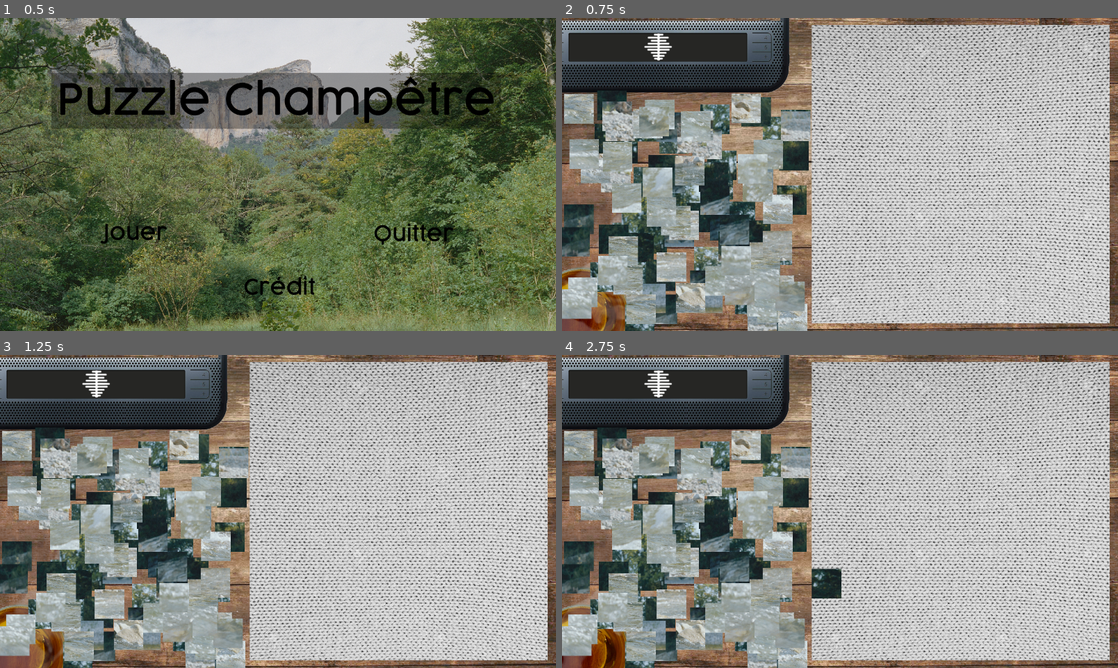
Above: before the commit, frames 1-4 (two rows, left to right).
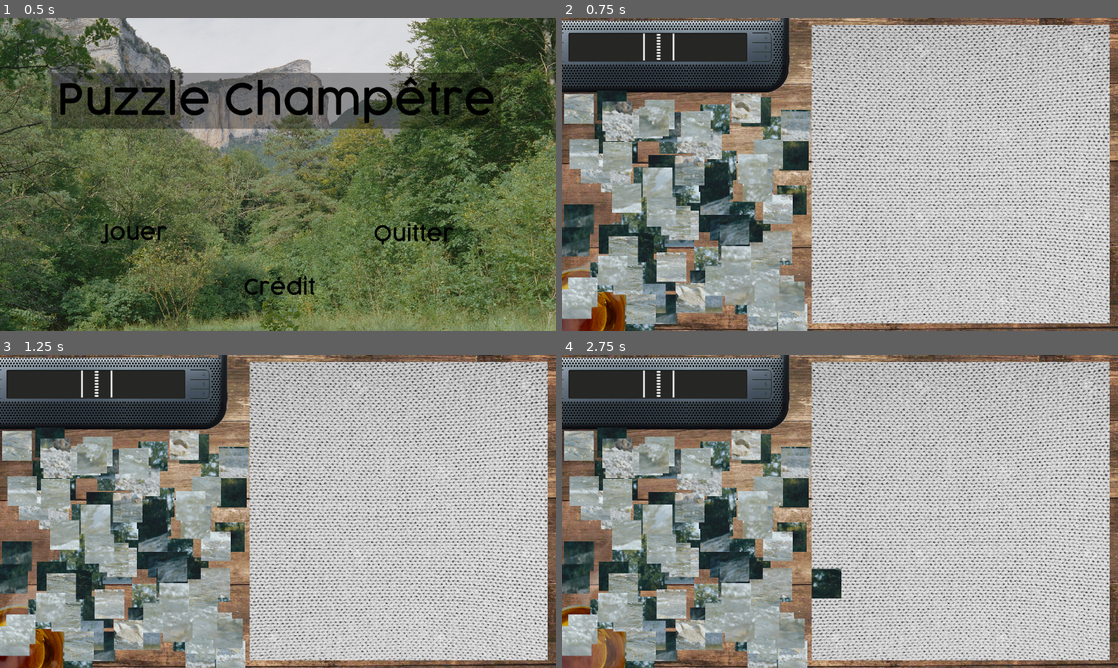
Above: after the commit, the same moments.

Repository: Ant0yne/rythmeNatureSatisfaction
Game: Godot game, scene res://Scenes/Menu.tscn
Two runs of this game, one before a commit and one after it. Both use one fixed random seed, a clock stepped at 60 frames per second and the inputs below. The engine's default icon, where the game draws it, is replaced by a stand-in: a white triangle on a blue panel in a dark square. Sound files missing from this copy of the repository are replaced by a short silence.
Inputs (mouse positions are in pixels of both pictures, inside the frame that each line leads up to):
- Up to frame 1 (0.5 s): no input
- Up to frame 2 (0.75 s): click (695, 233) at 0.5 s
- Up to frame 3 (1.25 s): no input
- Up to frame 4 (2.75 s): drag from (673, 477) to (628, 558) at 1.27 s; drag from (628, 574) to (812, 574) at 2.02 s

Frame 1 is identical in both runs. In frame 2, 1.0% of the frame differs, in the area x 0-21%, y 4-100%; in frame 3, 1.0%; in frame 4, 1.3%.

Commit message:
feedback + boucles

Diff:
--- a/Scenes/PieceEffetBonnePos.tscn
+++ b/Scenes/PieceEffetBonnePos.tscn
@@ -1,6 +1,6 @@
 [gd_scene load_steps=59 format=2]
 
-[ext_resource path="res://PieceEffetBonnePos.gd" type="Script" id=1]
+[ext_resource path="res://Scrips/PieceEffetBonnePos.gd" type="Script" id=1]
 [ext_resource path="res://Assets Graphiques/Effet Bonne Position/Explosion feuille55.png" type="Texture" id=2]
 [ext_resource path="res://Assets Graphiques/Effet Bonne Position/Explosion feuille34.png" type="Texture" id=3]
 [ext_resource path="res://Assets Graphiques/Effet Bonne Position/Explosion feuille37.png" type="Texture" id=4]
@@ -67,6 +67,6 @@
 } ]
 
 [node name="PieceEffetBonnePos" type="AnimatedSprite"]
-scale = Vector2( 0.5, 0.5 )
+scale = Vector2( 0.2, 0.2 )
 frames = SubResource( 1 )
 script = ExtResource( 1 )
--- a/Scenes/Puzzle.tscn
+++ b/Scenes/Puzzle.tscn
@@ -101,6 +101,17 @@
 [ext_resource path="res://Assets Sonore/SD/Feedback Piece Pose/Puzzle - Guitare - feedback - 2.wav" type="AudioStream" id=99]
 [ext_resource path="res://Assets Sonore/SD/Feedback Piece Pose/Puzzle - Mélodie - feedback - 1.wav" type="AudioStream" id=100]
 [ext_resource path="res://Assets Sonore/SD/Feedback Piece Pose/Puzzle - Mélodie - feedback - 2.wav" type="AudioStream" id=101]
+[ext_resource path="res://addons/mixing-desk/music/mixing_desk_music.gd" type="Script" id=102]
+[ext_resource path="res://addons/mixing-desk/music/song.gd" type="Script" id=103]
+[ext_resource path="res://Assets Sonore/SD/Boucle Piece Pose/Puzzle - Accord - boucle.wav" type="AudioStream" id=105]
+[ext_resource path="res://Assets Sonore/SD/Boucle Piece Pose/Puzzle - Basse - boucle.wav" type="AudioStream" id=106]
+[ext_resource path="res://Assets Sonore/SD/Boucle Piece Pose/Puzzle - Guitare - boucle intro.wav" type="AudioStream" id=107]
+[ext_resource path="res://Assets Sonore/SD/Boucle Piece Pose/Puzzle - Guitare - boucle.wav" type="AudioStream" id=108]
+[ext_resource path="res://Assets Sonore/SD/Boucle Piece Pose/Puzzle - Hihat - boucle.wav" type="AudioStream" id=109]
+[ext_resource path="res://Assets Sonore/SD/Boucle Piece Pose/Puzzle - Mélodie - boucle.wav" type="AudioStream" id=110]
+[ext_resource path="res://Assets Sonore/SD/Boucle Piece Pose/Puzzle - Rimshot - boucle.wav" type="AudioStream" id=111]
+[ext_resource path="res://Assets Sonore/SD/Boucle Piece Pose/Puzzle - Kick - boucle.wav" type="AudioStream" id=112]
+[ext_resource path="res://addons/mixing-desk/music/containers/core_cont.gd" type="Script" id=113]
 
 [sub_resource type="SpriteFrames" id=1]
 animations = [ {
@@ -138,7 +149,7 @@
 position = Vector2( 143.732, 627.116 )
 scale = Vector2( 0.714216, 0.714216 )
 frames = SubResource( 2 )
-frame = 43
+frame = 6
 playing = true
 flip_h = true
 script = ExtResource( 78 )
@@ -156,7 +167,7 @@
 position = Vector2( 222.2, 66.7968 )
 scale = Vector2( 1, 0.989417 )
 frames = SubResource( 3 )
-frame = 4
+frame = 3
 playing = true
 
 [node name="Pieces" type="Node2D" parent="."]
@@ -174,6 +185,7 @@
 
 [node name="Test" type="AudioStreamPlayer" parent="."]
 stream = ExtResource( 79 )
+volume_db = -22.214
 
 [node name="SonsLigne" type="Node2D" parent="."]
 
@@ -281,3 +293,40 @@
 
 [node name="BruitPiece4" type="AudioStreamPlayer" parent="BruitPiece"]
 stream = ExtResource( 7 )
+
+[node name="MixingDeskMusic" type="Node" parent="."]
+script = ExtResource( 102 )
+play_mode = 1
+
+[node name="Boucles" type="Node" parent="MixingDeskMusic"]
+script = ExtResource( 103 )
+tempo = 120
+bars = 4
+beats_in_bar = 4
+
+[node name="CoreContainer" type="Node" parent="MixingDeskMusic/Boucles"]
+script = ExtResource( 113 )
+
+[node name="Boucles Guitare Intro" type="AudioStreamPlayer" parent="MixingDeskMusic/Boucles/CoreContainer"]
+stream = ExtResource( 107 )
+
+[node name="Boucles Guitare" type="AudioStreamPlayer" parent="MixingDeskMusic/Boucles/CoreContainer"]
+stream = ExtResource( 108 )
+
+[node name="Boucles Melodie" type="AudioStreamPlayer" parent="MixingDeskMusic/Boucles/CoreContainer"]
+stream = ExtResource( 110 )
+
+[node name="Boucles Accord" type="AudioStreamPlayer" parent="MixingDeskMusic/Boucles/CoreContainer"]
+stream = ExtResource( 105 )
+
+[node name="Boucles Basse" type="AudioStreamPlayer" parent="MixingDeskMusic/Boucles/CoreContainer"]
+stream = ExtResource( 106 )
+
+[node name="Boucles Hihat" type="AudioStreamPlayer" parent="MixingDeskMusic/Boucles/CoreContainer"]
+stream = ExtResource( 109 )
+
+[node name="Boucles Rimshot" type="AudioStreamPlayer" parent="MixingDeskMusic/Boucles/CoreContainer"]
+stream = ExtResource( 111 )
+
+[node name="Boucles Kick" type="AudioStreamPlayer" parent="MixingDeskMusic/Boucles/CoreContainer"]
+stream = ExtResource( 112 )
--- a/Scrips/FrameCompteur.gd
+++ b/Scrips/FrameCompteur.gd
@@ -3,3 +3,19 @@
 var frame_compteur = int(0)
 var son_piece_pose = bool(false)
 var ligne_son = int(0)
+
+var boucle_accord = int(0)
+var boucle_basse = int(0)
+var boucle_guitare = int(0)
+var boucle_hihat = int(0)
+var boucle_kick = int(0)
+var boucle_melodie = int(0)
+var boucle_rimshot = int(0)
+
+var boucle_accord_joue = bool(false)
+var boucle_basse_joue = bool(false)
+var boucle_guitare_joue = bool(false)
+var boucle_hihat_joue = bool(false)
+var boucle_kick_joue = bool(false)
+var boucle_melodie_joue = bool(false)
+var boucle_rimshot_joue = bool(false)
--- a/Scrips/Pieces.gd
+++ b/Scrips/Pieces.gd
@@ -130,29 +130,69 @@
 		listes.nbre_bonne_position +=1
 		en_bonne_position = true
 		_creation_effet_bonne_pos()
-#		print("nombre piece bien place :", listes.nbre_bonne_position)
-#		print(en_bonne_position)
+		print("nombre piece bien place :", listes.nbre_bonne_position)
+		print(en_bonne_position)
 		if self_index_position >= 0 and self_index_position <= 19:
 			frame_compteur.ligne_son = 10
+			if frame_compteur.boucle_guitare_joue == false :
+				frame_compteur.boucle_guitare += 1
 		elif self_index_position >= 20 and self_index_position <= 39:
 			frame_compteur.ligne_son = 20
+			if frame_compteur.boucle_melodie_joue == false :
+				frame_compteur.boucle_melodie += 1
 		elif self_index_position >= 40 and self_index_position <= 49:
 			frame_compteur.ligne_son = 30
+			if frame_compteur.boucle_accord_joue == false :
+				frame_compteur.boucle_accord += 1
 		elif self_index_position >= 50 and self_index_position <= 59:
 			frame_compteur.ligne_son = 40
+			if frame_compteur.boucle_basse_joue == false :
+				frame_compteur.boucle_basse += 1
 		elif self_index_position >= 60 and self_index_position <= 69:
 			frame_compteur.ligne_son = 50
+			if frame_compteur.boucle_hihat_joue == false :
+				frame_compteur.boucle_hihat += 1
 		elif self_index_position >= 70 and self_index_position <= 79:
 			frame_compteur.ligne_son = 60
-		elif self_index_position >= 80 and self_index_position <= 89:
+			if frame_compteur.boucle_rimshot_joue == false :
+				frame_compteur.boucle_rimshot += 1
+		elif self_index_position >= 80 and self_index_position <= 99:
 			frame_compteur.ligne_son = 70
-		elif self_index_position >= 90 and self_index_position <= 99:
-			frame_compteur.ligne_son = 80
+			if frame_compteur.boucle_kick_joue == false :
+				frame_compteur.boucle_kick += 1
+		print(frame_compteur.boucle_guitare)
+		print(frame_compteur.boucle_melodie)
+		print(frame_compteur.boucle_accord)
+		print(frame_compteur.boucle_basse)
+		print(frame_compteur.boucle_hihat)
+		print(frame_compteur.boucle_rimshot)
+		print(frame_compteur.boucle_kick)
 	if self_index_liste != self_index_position and en_bonne_position == true :
 		listes.nbre_bonne_position -=1
 		en_bonne_position = false
 		print("nombre piece bien place :", listes.nbre_bonne_position)
 		print(en_bonne_position)
+#		if self_index_position >= 0 and self_index_position <= 19:
+#			frame_compteur.boucle_guitare -= 1
+#		elif self_index_position >= 20 and self_index_position <= 39:
+#			frame_compteur.boucle_melodie -= 1
+#		elif self_index_position >= 40 and self_index_position <= 49:
+#			frame_compteur.boucle_accord -= 1
+#		elif self_index_position >= 50 and self_index_position <= 59:
+#			frame_compteur.boucle_basse -= 1
+#		elif self_index_position >= 60 and self_index_position <= 69:
+#			frame_compteur.boucle_hihat -= 1
+#		elif self_index_position >= 70 and self_index_position <= 79:
+#			frame_compteur.boucle_rimshot -= 1
+#		elif self_index_position >= 80 and self_index_position <= 99:
+#			frame_compteur.boucle_kick -= 1
+#		print(frame_compteur.boucle_guitare)
+#		print(frame_compteur.boucle_melodie)
+#		print(frame_compteur.boucle_accord)
+#		print(frame_compteur.boucle_basse)
+#		print(frame_compteur.boucle_hihat)
+#		print(frame_compteur.boucle_rimshot)
+#		print(frame_compteur.boucle_kick)
 
 	if self_index_liste != self_index_position and en_bonne_position == false :
 		if self_index_position >= 0 and self_index_position <= 19:
--- a/Scrips/Puzzle.gd
+++ b/Scrips/Puzzle.gd
@@ -7,15 +7,46 @@
 onready var sonsLigne7 = $SonsLigne/SonsLigne7
 onready var sonsLigne8 = $SonsLigne/SonsLigne8
 onready var sonsLigne9Et10 = $SonsLigne/SonsLigne9Et10
+onready var bruitPiece = $BruitPiece
+onready var mixingDesk = $MixingDeskMusic
+onready var bouclesGuitareIntro = $"MixingDeskMusic/Boucles/CoreContainer/Boucles Guitare Intro"
+onready var bouclesGuitare = $"MixingDeskMusic/Boucles/CoreContainer/Boucles Guitare"
+onready var bouclesMelodie = $"MixingDeskMusic/Boucles/CoreContainer/Boucles Melodie"
+onready var bouclesAccord = $"MixingDeskMusic/Boucles/CoreContainer/Boucles Accord"
+onready var bouclesBasse = $"MixingDeskMusic/Boucles/CoreContainer/Boucles Basse"
+onready var bouclesHihat = $"MixingDeskMusic/Boucles/CoreContainer/Boucles Hihat"
+onready var bouclesRimshot = $"MixingDeskMusic/Boucles/CoreContainer/Boucles Rimshot"
+onready var bouclesKick = $"MixingDeskMusic/Boucles/CoreContainer/Boucles Kick"
+
 
 onready var test = $Test
 onready var puzzleFini = $PuzzleFini
 onready var frame_compteur = FrameCompteur
 onready var listes = Listes
 
+func _ready():
+	bouclesGuitareIntro.play(0)
+	bouclesGuitare.play(0)
+	bouclesMelodie.play(0)
+	bouclesAccord.play(0)
+	bouclesBasse.play(0)
+	bouclesHihat.play(0)
+	bouclesRimshot.play(0)
+	bouclesKick.play(0)
+	bouclesGuitareIntro.set_volume_db(-80)
+	bouclesGuitare.set_volume_db(-80)
+	bouclesMelodie.set_volume_db(-80)
+	bouclesAccord.set_volume_db(-80)
+	bouclesBasse.set_volume_db(-80)
+	bouclesHihat.set_volume_db(-80)
+	bouclesRimshot.set_volume_db(-80)
+	bouclesKick.set_volume_db(-80)
+
+
 func _process(delta):
 	if frame_compteur.son_piece_pose == true :
 		_piece_pose()
+		_boucle_joue()
 		frame_compteur.son_piece_pose = false
 	if listes.nbre_bonne_position == listes.puzzle_fini :
 		listes.destruction_piece = true
@@ -24,18 +55,25 @@
 func _piece_pose():
 	if frame_compteur.ligne_son == 1:
 		sonsLigne1Et2.play()
+		bruitPiece.play()
 	if frame_compteur.ligne_son == 2:
 		sonsLigne3Et4.play()
+		bruitPiece.play()
 	if frame_compteur.ligne_son == 3:
 		sonsLigne5.play()
+		bruitPiece.play()
 	if frame_compteur.ligne_son == 4:
 		sonsLigne6.play()
+		bruitPiece.play()
 	if frame_compteur.ligne_son == 5:
 		sonsLigne7.play()
+		bruitPiece.play()
 	if frame_compteur.ligne_son == 6:
 		sonsLigne8.play()
+		bruitPiece.play()
 	if frame_compteur.ligne_son == 7:
 		sonsLigne9Et10.play()
+		bruitPiece.play()
 	if frame_compteur.ligne_son == 10:
 		test.play()
 	if frame_compteur.ligne_son == 20:
@@ -50,5 +88,36 @@
 		test.play()
 	if frame_compteur.ligne_son == 70:
 		test.play()
-	if frame_compteur.ligne_son == 80:
-		test.play()
+
+func _boucle_joue():
+	if frame_compteur.boucle_guitare >= 7 and frame_compteur.boucle_guitare_joue == false :
+		bouclesGuitare.set_volume_db(0)
+		frame_compteur.boucle_guitare_joue = true
+	if frame_compteur.boucle_melodie >= 7 and frame_compteur.boucle_melodie_joue == false :
+		bouclesMelodie.set_volume_db(0)
+		frame_compteur.boucle_melodie_joue = true
+	if frame_compteur.boucle_accord >= 7 and frame_compteur.boucle_accord_joue == false :
+		bouclesAccord.set_volume_db(0)
+		frame_compteur.boucle_accord_joue = true
+	if frame_compteur.boucle_basse >= 7 and frame_compteur.boucle_basse_joue == false :
+		bouclesBasse.set_volume_db(0)
+		frame_compteur.boucle_basse_joue = true
+	if frame_compteur.boucle_hihat >= 7 and frame_compteur.boucle_hihat_joue == false :
+		bouclesHihat.set_volume_db(0)
+		frame_compteur.boucle_hihat_joue = true
+	if frame_compteur.boucle_rimshot >= 7 and frame_compteur.boucle_rimshot_joue == false :
+		bouclesRimshot.set_volume_db(0)
+		frame_compteur.boucle_rimshot_joue = true
+	if frame_compteur.boucle_kick >= 7 and frame_compteur.boucle_kick_joue == false :
+		bouclesKick.set_volume_db(0)
+		frame_compteur.boucle_kick_joue = true
+
+func _input(event):
+	if event.is_action_released("ui_down"):
+		mixingDesk.fade_in("Boucles", "Boucles Guitare")
+	if event.is_action_released("ui_right"):
+		mixingDesk.toggle_fade("Boucles", "Boucles Basse")
+	if event.is_action_released("ui_left"):
+		mixingDesk.toggle_fade("Boucles", "Boucles Rimshot")
+	if event.is_action_released("ui_up"):
+		mixingDesk.toggle_fade("Boucles", "Boucles Kick")
Not shown, added: Assets Sonore/SD/Boucle Piece Pose/Puzzle - Accord - boucle.wav.import
Not shown, added: Assets Sonore/SD/Boucle Piece Pose/Puzzle - Basse - boucle.wav.import
Not shown, added: Assets Sonore/SD/Boucle Piece Pose/Puzzle - Guitare - boucle intro.wav.import
Not shown, added: Assets Sonore/SD/Boucle Piece Pose/Puzzle - Guitare - boucle.wav.import
Not shown, added: Assets Sonore/SD/Boucle Piece Pose/Puzzle - Hihat - boucle.wav.import
Not shown, added: Assets Sonore/SD/Boucle Piece Pose/Puzzle - Kick - boucle.wav.import
Not shown, added: Assets Sonore/SD/Boucle Piece Pose/Puzzle - Mélodie - boucle.wav.import
Not shown, added: Assets Sonore/SD/Boucle Piece Pose/Puzzle - Rimshot - boucle.wav.import
Not shown: 1 places in Scenes/Puzzle.tscn that only renumber resources
Renamed: PieceEffetBonnePos.gd -> Scrips/PieceEffetBonnePos.gd
Not shown, added: Assets Sonore/SD/Boucle Piece Pose/Puzzle - Accord - boucle.wav
Not shown, added: Assets Sonore/SD/Boucle Piece Pose/Puzzle - Basse - boucle.wav
(and 7 more such lines)
